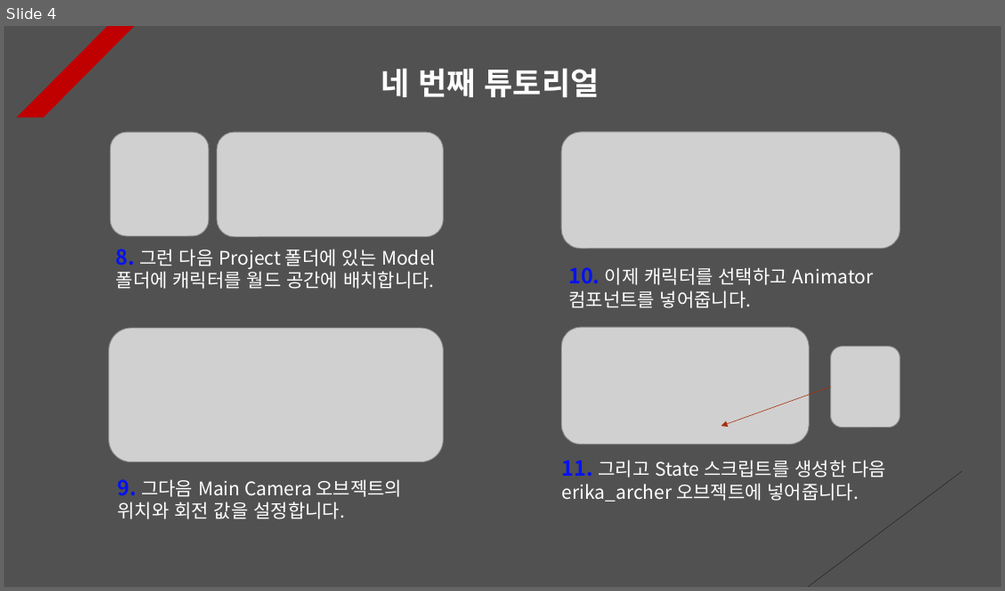
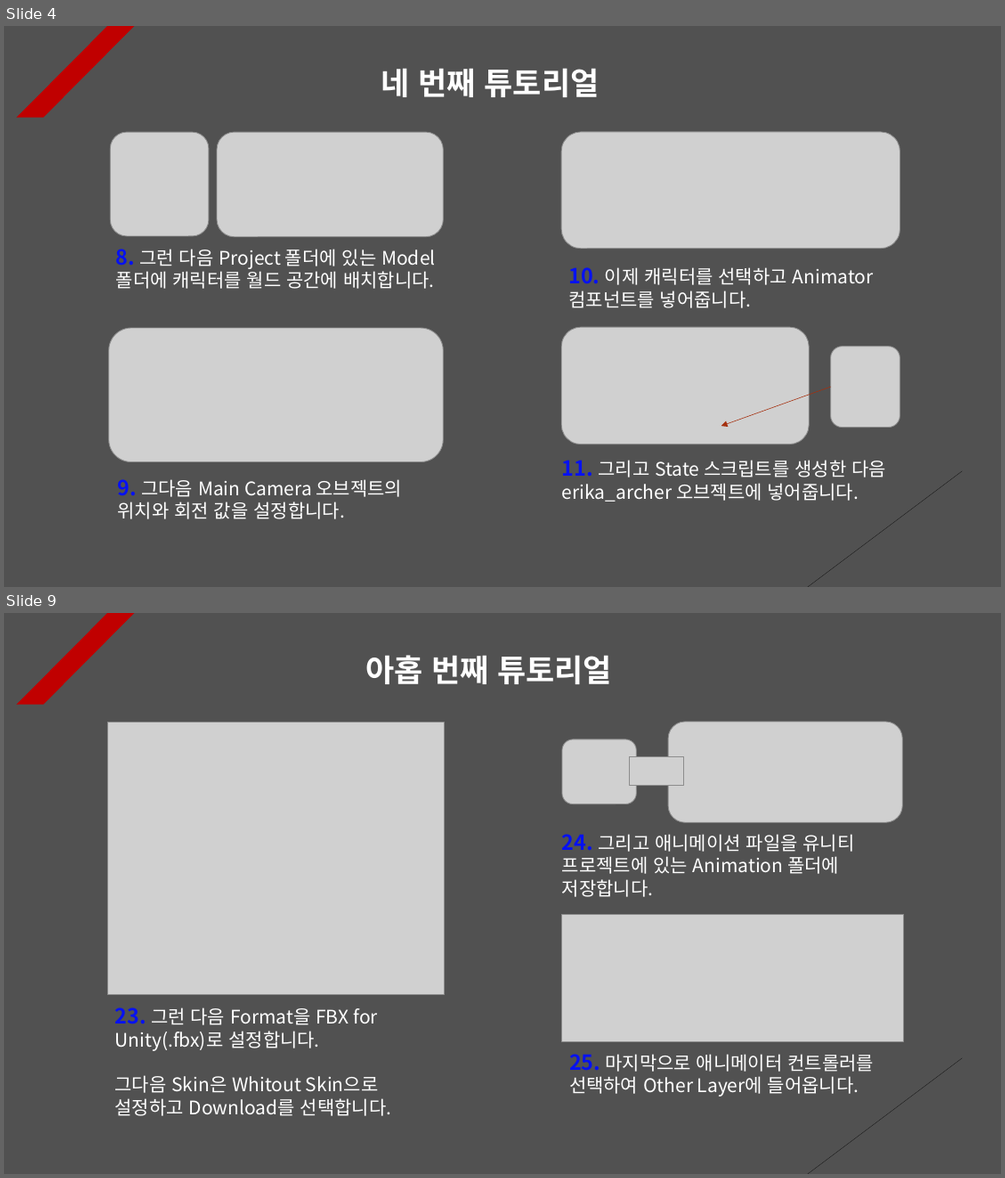
Before and after one commit to Unity2033/3D-UnityEngine, a slide deck: Assets/Class/Animation Layer/PPT Data/Animation Layer Example.pptx. Shown one above the other, each under a label of ours: slide 4 before the commit, slides 4 and 9 after it; the slides between them are not shown. The pictures are 1005x591 and 1005x1178 pixels, drawn with LibreOffice and Linux fonts; fonts in the diff are those of the drawing; grey boxes stand for pictures. Boxes give left, top, right and bottom in pixels: in the first picture for what was removed or moved away, otherwise in the second. Text is boxed around its words. In the diff, an @@ line names an element or a change of style, - is before the commit and + after.

```diff
--- a/Assets/Class/Animation Layer/PPT Data/Animation Layer Example.pptx
+++ b/Assets/Class/Animation Layer/PPT Data/Animation Layer Example.pptx
@@ slide 9 added at (4,613,1001,1174), background #515151; not listed: 2 template elements that a slide beside it also shows @@
@@ text added at (365,655,612,684), 30 pt, text #FFFFFF, bold @@
+아홉 번째 튜토리얼
@@ picture added at (108,722,444,995) @@
@@ picture added at (562,739,636,804) @@
@@ picture added at (668,722,902,822) @@
@@ picture added at (629,756,683,785) @@
@@ text added at (562,834,855,897), 18 pt, text #FFFFFF @@
+24. 그리고 애니메이션 파일을 유니티 프로젝트에 있는 Animation 폴더에 저장합니다.
@@ picture added at (562,915,904,1041) @@
@@ text added at (115,1007,391,1116), 18 pt, text #FFFFFF @@
+23. 그런 다음 Format을 FBX for Unity(.fbx)로 설정합니다.
+그다음 Skin은 Whitout Skin으로 설정하고 Download를 선택합니다.
@@ text added at (569,1054,874,1096), 18 pt, text #FFFFFF @@
+25. 마지막으로 애니메이터 컨트롤러를 선택하여 Other Layer에 들어옵니다.
```
Also in this commit, not shown: 1 slide changed, 7 other slides added, 12 other files.
